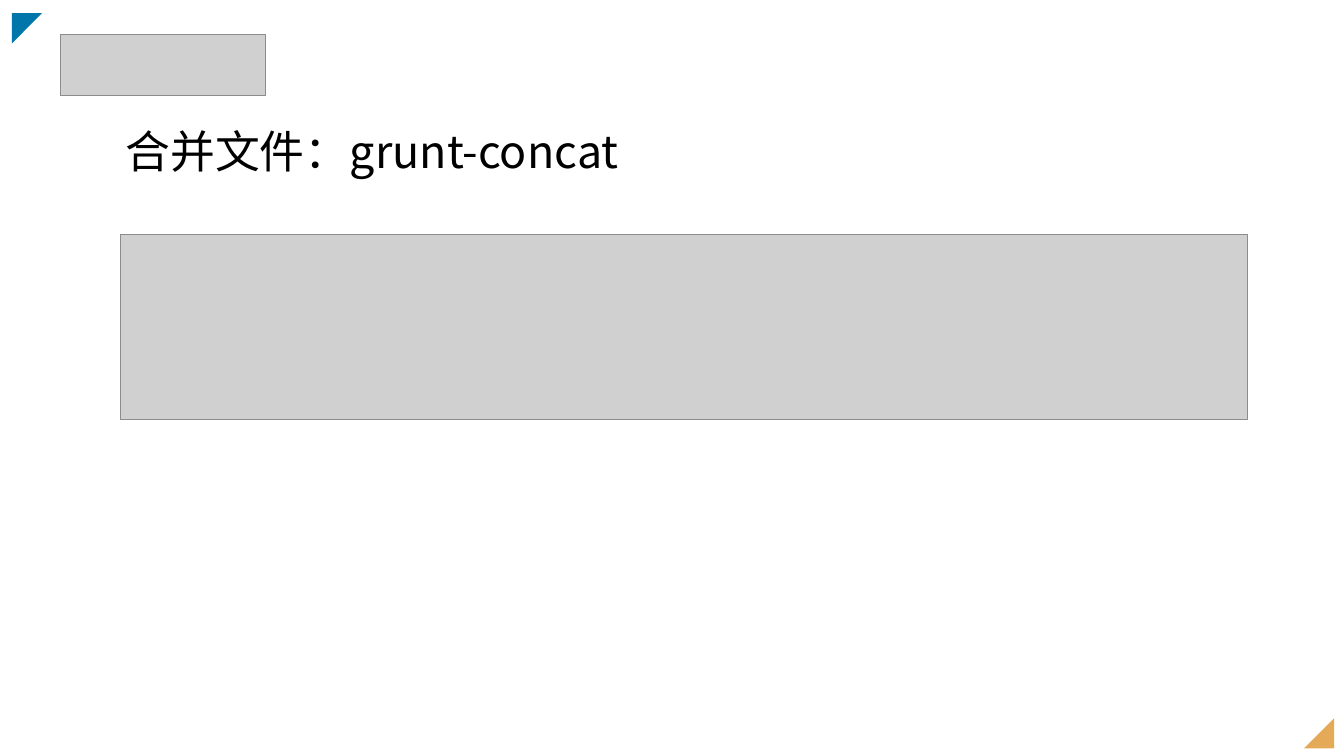
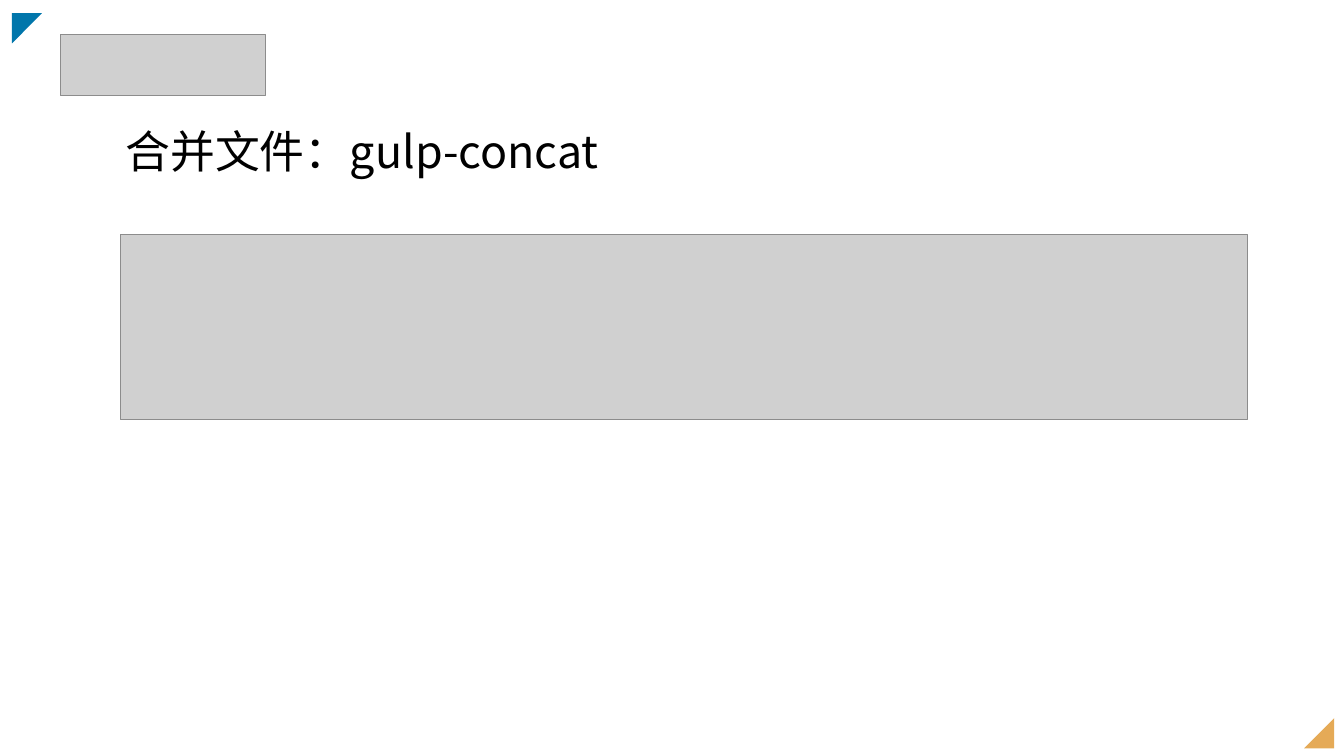
Before and after one commit to johnnysw/fellows9, a slide deck: slide 10 of gulp/gulp.pptx. Drawn at 1344x756 pixels with LibreOffice and Linux fonts; fonts in the diff are those of the drawing; grey boxes stand for pictures. Boxes give left, top, right and bottom in pixels: in the first picture for what was removed or moved away, otherwise in the second. Text is boxed around its words. In the diff, an @@ line names an element or a change of style, - is before the commit and + after.

Commit message:
gulp

```diff
--- a/gulp/gulp.pptx
+++ b/gulp/gulp.pptx
@@ text at <box>126,130,599,180</box>: text changed @@
-合并文件：grunt-concat
+合并文件：gulp-concat
```
Also in this commit, not shown: 1 other slide changed, 5 other files.
